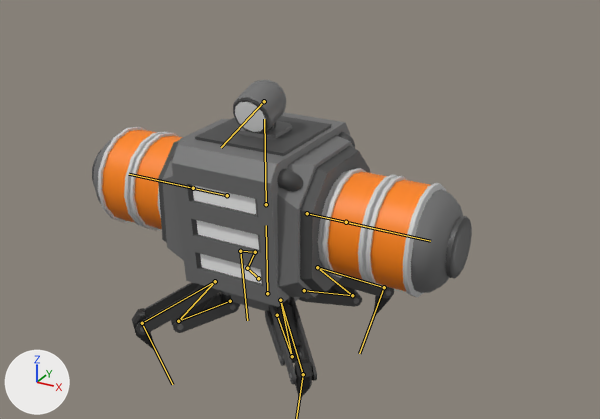
An edit to the FBX model BundleProject/Assets/Survivors/Technician/Allies/Mesh/TechnicianRobotMesh.fbx, drawn before and after from the same camera.
Before and after are seen from a 50 mm camera at (1.408, -2.311, 1.566) aimed at (0.118, 0.033, 0.393). Every picture has the same lights, and +X, +Y and +Z are marked at lower left. Both versions are drawn at frame 1 of the action 'RobotTesla_Armature|TeslaRobot_Aim_Pitch'; the numbers are the values there. The bones that bend it are drawn over the model as lines.

Objects in the first picture: 'TechnicianRobotTeslaMesh', 'TechnicianRobotTeslaWhiteMesh'.
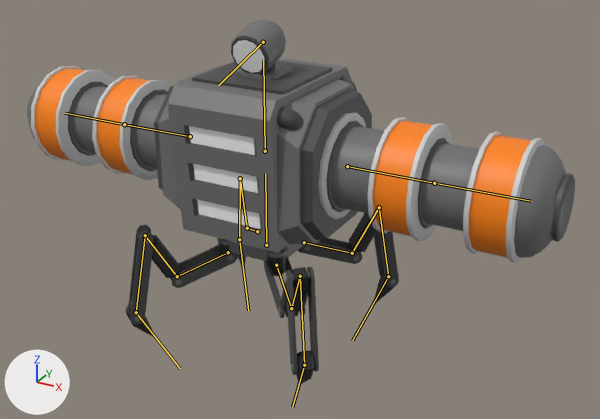
Location of each change, (x1, y1, x2, y2) in pixels of the pictures (600 x 419 px):
'TechnicianRobotTeslaMesh', posed (44% wider, 14% taller)
    before: (92, 80, 472, 400)
    after: (27, 19, 575, 385)
'TechnicianRobotTeslaWhiteMesh', posed
    before: (192, 102, 266, 284)
    after: (189, 40, 264, 229)
bone 'ROOT', root to tip
    before: (267, 293) to (266, 225)
    after: (266, 245) to (265, 173)
bone 'Teslaroot.R.001', root to tip
    before: (227, 195) to (160, 181)
    after: (190, 136) to (124, 124)
bone 'Teslaroot.R.002', root to tip
    before: (193, 188) to (129, 174)
    after: (124, 124) to (65, 113)
bone 'Teslaroot.L.001', root to tip
    before: (307, 213) to (387, 231)
    after: (347, 166) to (434, 183)
bone 'Teslaroot.L.002', root to tip
    before: (346, 222) to (430, 241)
    after: (434, 183) to (531, 201)
bone 'FrontLeg.R.001', root to tip
    before: (230, 301) to (178, 321)
    after: (228, 252) to (177, 276)
bone 'FrontLeg.R.002', root to tip
    before: (178, 321) to (215, 281)
    after: (177, 276) to (145, 235)
bone 'FrontLeg.R.003', root to tip
    before: (215, 281) to (142, 323)
    after: (145, 235) to (136, 312)
bone 'FrontLeg.R.004', root to tip
    before: (142, 323) to (172, 384)
    after: (136, 312) to (180, 368)
bone 'FrontLeg.L.001', root to tip
    before: (277, 315) to (292, 356)
    after: (276, 265) to (291, 308)
bone 'FrontLeg.L.002', root to tip
    before: (292, 356) to (280, 300)
    after: (291, 308) to (300, 276)
bone 'FrontLeg.L.003', root to tip
    before: (280, 300) to (303, 374)
    after: (300, 276) to (304, 365)
bone 'BackLeg.R.001', root to tip
    before: (258, 278) to (247, 268)
    after: (257, 231) to (247, 228)
bone 'BackLeg.R.002', root to tip
    before: (247, 268) to (255, 252)
    after: (247, 228) to (240, 178)
bone 'BackLeg.R.003', root to tip
    before: (255, 252) to (240, 251)
    after: (240, 178) to (239, 239)
bone 'BackLeg.R.004', root to tip
    before: (240, 251) to (247, 320)
    after: (239, 239) to (248, 310)
bone 'BackLeg.L.001', root to tip
    before: (304, 290) to (352, 295)
    after: (304, 242) to (352, 253)
bone 'BackLeg.L.002', root to tip
    before: (352, 295) to (317, 267)
    after: (352, 253) to (379, 207)
bone 'BackLeg.L.003', root to tip
    before: (317, 267) to (384, 287)
    after: (379, 207) to (388, 276)
bone 'BackLeg.L.004', root to tip
    before: (384, 287) to (359, 353)
    after: (388, 276) to (352, 340)

The change in detail:
Bone 'ROOT' (bone_root) moves from (0.0, -0.2, 0.0) to (0.0, 0.0, 0.0).
Bone 'Teslaroot.R.001' (bone_teslaroot_r_001) moves from (0.0, -0.15, 0.0) to (0.0, 0.0, 0.0).
Bone 'Teslaroot.R.002' (bone_teslaroot_r_002) moves from (0.0, -0.15, 0.0) to (0.0, 0.0, 0.0).
Bone 'Teslaroot.L.001' (bone_teslaroot_l_001) moves from (0.0, -0.15, 0.0) to (0.0, 0.0, 0.0).
Bone 'Teslaroot.L.002' (bone_teslaroot_l_002) moves from (0.0, -0.15, 0.0) to (0.0, 0.0, 0.0).
Bone 'FrontLeg.R.001' (bone_frontleg_r_001) turns from (3, 0, 4) to (0, 0, 0) degrees about its own x, y and z.
Bone 'FrontLeg.R.002' (bone_frontleg_r_002) turns from (-18, -12, -65) to (0, 0, 0) degrees about its own x, y and z.
Bone 'FrontLeg.R.003' (bone_frontleg_r_003) turns from (12, 2, -16) to (0, 0, 0) degrees about its own x, y and z.
Bone 'FrontLeg.R.004' (bone_frontleg_r_004) turns from (39, 7, -20) to (0, 0, 0) degrees about its own x, y and z.
Bone 'FrontLeg.L.001' (bone_frontleg_l_001) turns from (3, 0, -4) to (0, 0, 0) degrees about its own x, y and z.
Bone 'FrontLeg.L.002' (bone_frontleg_l_002) turns from (-18, 12, 65) to (0, 0, 0) degrees about its own x, y and z.
Bone 'FrontLeg.L.003' (bone_frontleg_l_003) turns from (12, -2, 16) to (0, 0, 0) degrees about its own x, y and z.
Bone 'FrontLeg.L.004' (bone_frontleg_l_004) turns from (39, -7, 20) to (0, 0, 0) degrees about its own x, y and z.
Bone 'BackLeg.R.001' (bone_backleg_r_001) turns from (5, 0, 1) to (0, 0, 0) degrees about its own x, y and z.
Bone 'BackLeg.R.002' (bone_backleg_r_002) turns from (60, 15, -26) to (0, 0, 0) degrees about its own x, y and z.
Bone 'BackLeg.R.003' (bone_backleg_r_003) turns from (-16, -2, -12) to (0, 0, 0) degrees about its own x, y and z.
Bone 'BackLeg.R.004' (bone_backleg_r_004) turns from (-15, -6, -42) to (0, 0, 0) degrees about its own x, y and z.
Bone 'BackLeg.L.001' (bone_backleg_l_001) turns from (5, 0, -1) to (0, 0, 0) degrees about its own x, y and z.
Bone 'BackLeg.L.002' (bone_backleg_l_002) turns from (60, -15, 26) to (0, 0, 0) degrees about its own x, y and z.
Bone 'BackLeg.L.003' (bone_backleg_l_003) turns from (-16, 2, 12) to (0, 0, 0) degrees about its own x, y and z.
Bone 'BackLeg.L.004' (bone_backleg_l_004) turns from (-15, 6, 42) to (0, 0, 0) degrees about its own x, y and z.
